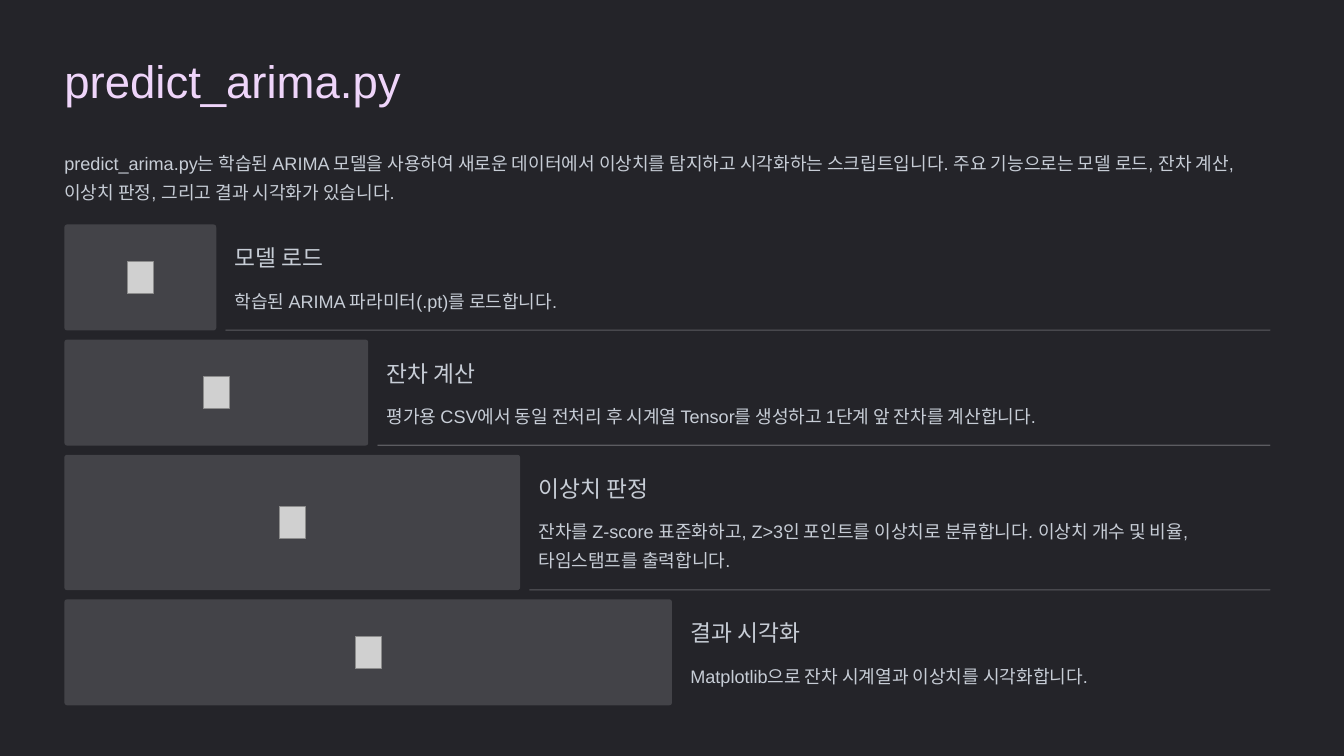
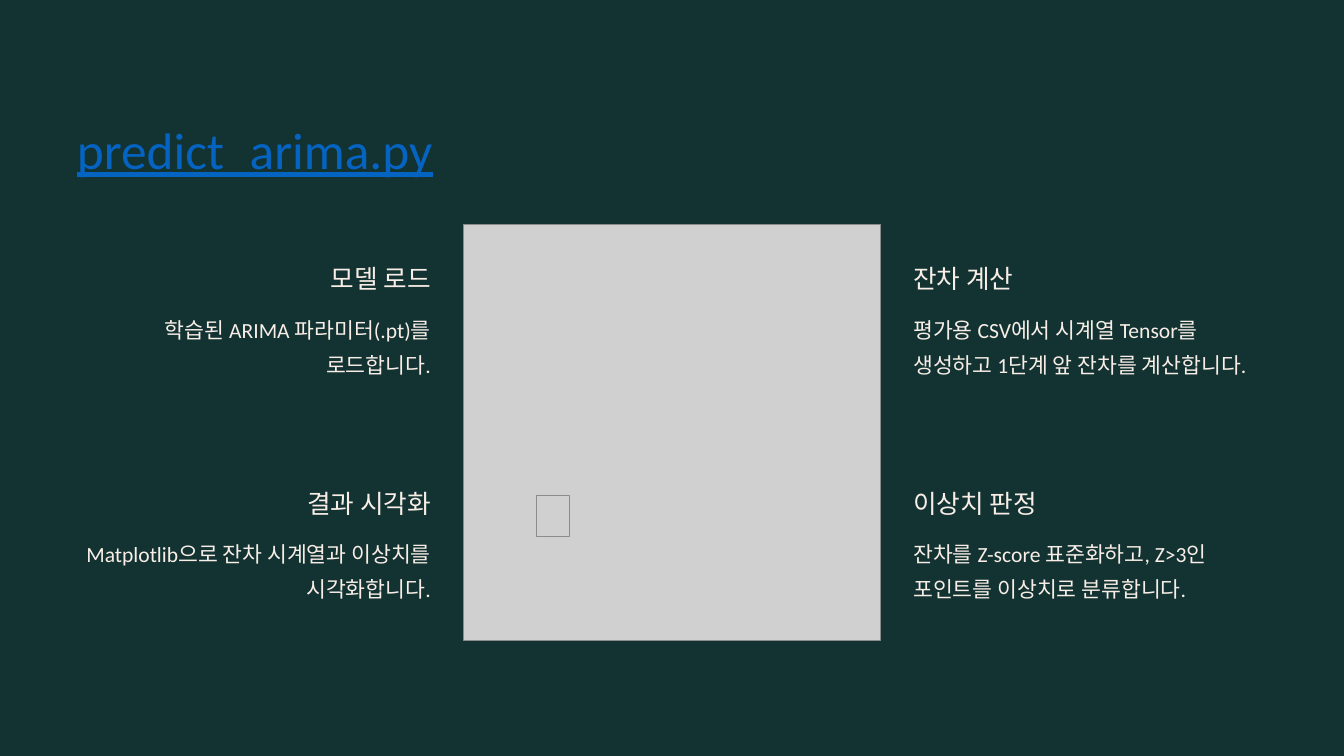
Before and after one commit to dhkeum9886/kmu-deeplearning, a slide deck: slide 8 of 과제/딥러닝특론_8주차과제_K2025029_금동환.pptx. Drawn at 1344x756 pixels with LibreOffice and Linux fonts; fonts in the diff are those of the drawing; grey boxes stand for pictures; background and template pictures are left out. Boxes give left, top, right and bottom in pixels: in the first picture for what was removed or moved away, otherwise in the second. Text is boxed around its words. In the diff, an @@ line names an element or a change of style, - is before the commit and + after.

```diff
--- a/과제/딥러닝특론_8주차과제_K2025029_금동환.pptx
+++ b/과제/딥러닝특론_8주차과제_K2025029_금동환.pptx
@@ background #FFFFFF to #000000 @@
@@ rectangle at [0,0,1344,756]: fill #242429 to #123332 @@
@@ text "predict_arima.py": place and size @@
-text "predict_arima.py" at [64,65,400,108]
+text "predict_arima.py" at [77,133,432,177]
@@ text "predict_arima.py" at [77,133,432,177]: size 39 to 44 pt, font Arial to Calibri, text colour #EFD5FA to #0563C1, underline on; line spacing 49pt to 55pt @@
@@ text removed at [64,155,1234,202] @@
-predict_arima.py는 학습된 ARIMA 모델을 사용하여 새로운 데이터에서 이상치를 탐지하고 시각화하는 스크립트입니다. 주요 기능으로는 모델 로드, 잔차 계산, 이상치 판정, 그리고 결과 시각화가 있습니다.
@@ rounded rectangle removed at [65,224,217,330] @@
@@ picture added at [464,224,880,641] @@
@@ picture removed at [128,261,154,293] @@
@@ text "모델 로드": place and size @@
-text "모델 로드" at [235,247,324,268]
+text "모델 로드" at [331,266,431,290]
@@ text "모델 로드" at [331,266,431,290]: size 19.5 to 22 pt, font Arial to Calibri, text colour #C7CDD6 to #F9EEE7; alignment left to right; line spacing 24.5pt to 27.5pt @@
@@ text "잔차 계산": place and size @@
-text "잔차 계산" at [387,363,476,384]
+text "잔차 계산" at [913,266,1013,290]
@@ text "잔차 계산" at [913,266,1013,290]: size 19.5 to 22 pt, font Arial to Calibri, text colour #C7CDD6 to #F9EEE7; line spacing 24.5pt to 27.5pt @@
@@ text "학습된 ARIMA 파라미터(.pt)를 로드합니다.": place and size @@
-text "학습된 ARIMA 파라미터(.pt)를 로드합니다." at [235,293,557,312]
+text "학습된 ARIMA 파라미터(.pt)를 로드합니다." at [165,320,431,375]
@@ text "학습된 ARIMA 파라미터(.pt)를 로드합니다." at [165,320,431,375]: size 15.5 to 18.5 pt, font Arial to Calibri, text colour #C7CDD6 to #F9EEE7; alignment left to right; line spacing 25pt to 30pt @@
@@ rounded rectangle removed at [225,329,1270,330] @@
@@ text at [913,320,1247,375]: text changed; size 15.5 to 18.5 pt; font Arial to Calibri; text colour #C7CDD6 to #F9EEE7 @@
-평가용 CSV에서 동일 전처리 후 시계열 Tensor를 생성하고 1단계 앞 잔차를 계산합니다.
+평가용 CSV에서 시계열 Tensor를 생성하고 1단계 앞 잔차를 계산합니다.
@@ rounded rectangle removed at [65,339,369,445] @@
@@ picture removed at [203,376,229,408] @@
@@ rounded rectangle removed at [377,444,1270,445] @@
@@ rounded rectangle removed at [65,454,521,590] @@
@@ text "결과 시각화" at [307,491,431,515]: size 19.5 to 22 pt, font Arial to Calibri, text colour #C7CDD6 to #F9EEE7; alignment left to right; line spacing 24.5pt to 27.5pt @@
@@ text "결과 시각화": place and size @@
-text "결과 시각화" at [690,622,800,643]
+text "결과 시각화" at [307,491,431,515]
@@ picture removed at [280,507,306,538] @@
@@ picture added at [536,496,569,537] @@
@@ text "이상치 판정" at [913,491,1037,515]: size 19.5 to 22 pt, font Arial to Calibri, text colour #C7CDD6 to #F9EEE7; line spacing 24.5pt to 27.5pt @@
@@ text "이상치 판정": place and size @@
-text "이상치 판정" at [538,478,648,499]
+text "이상치 판정" at [913,491,1037,515]
@@ text "Matplotlib으로 잔차 시계열과 이상치를 시각화합니다." at [86,544,430,599]: size 15.5 to 18.5 pt, font Arial to Calibri, text colour #C7CDD6 to #F9EEE7; alignment left to right; line spacing 25pt to 30pt @@
@@ text "Matplotlib으로 잔차 시계열과 이상치를 시각화합니다.": place and size @@
-text "Matplotlib으로 잔차 시계열과 이상치를 시각화합니다." at [690,668,1088,687]
+text "Matplotlib으로 잔차 시계열과 이상치를 시각화합니다." at [86,544,430,599]
@@ text at [913,544,1207,599]: text changed; size 15.5 to 18.5 pt; font Arial to Calibri; text colour #C7CDD6 to #F9EEE7 @@
-잔차를 Z-score 표준화하고, Z>3인 포인트를 이상치로 분류합니다. 이상치 개수 및 비율, 타임스탬프를 출력합니다.
+잔차를 Z-score 표준화하고, Z>3인 포인트를 이상치로 분류합니다.
@@ rounded rectangle removed at [529,590,1270,591] @@
@@ rounded rectangle removed at [65,600,672,706] @@
@@ picture removed at [355,636,381,668] @@
```
Also in this commit, not shown: 7 other slides changed, 5 slides added, 4 slides removed, 6 other files.
